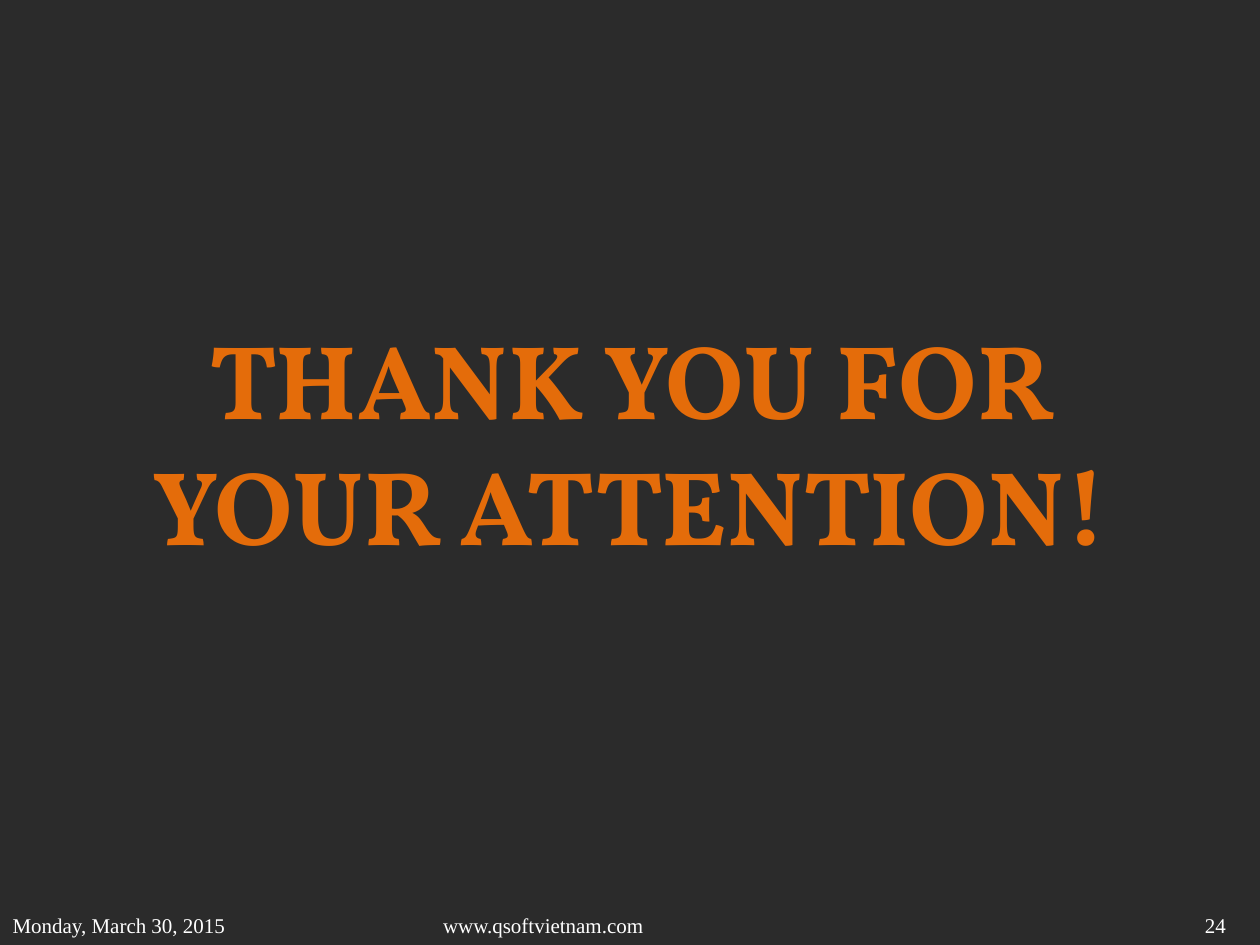
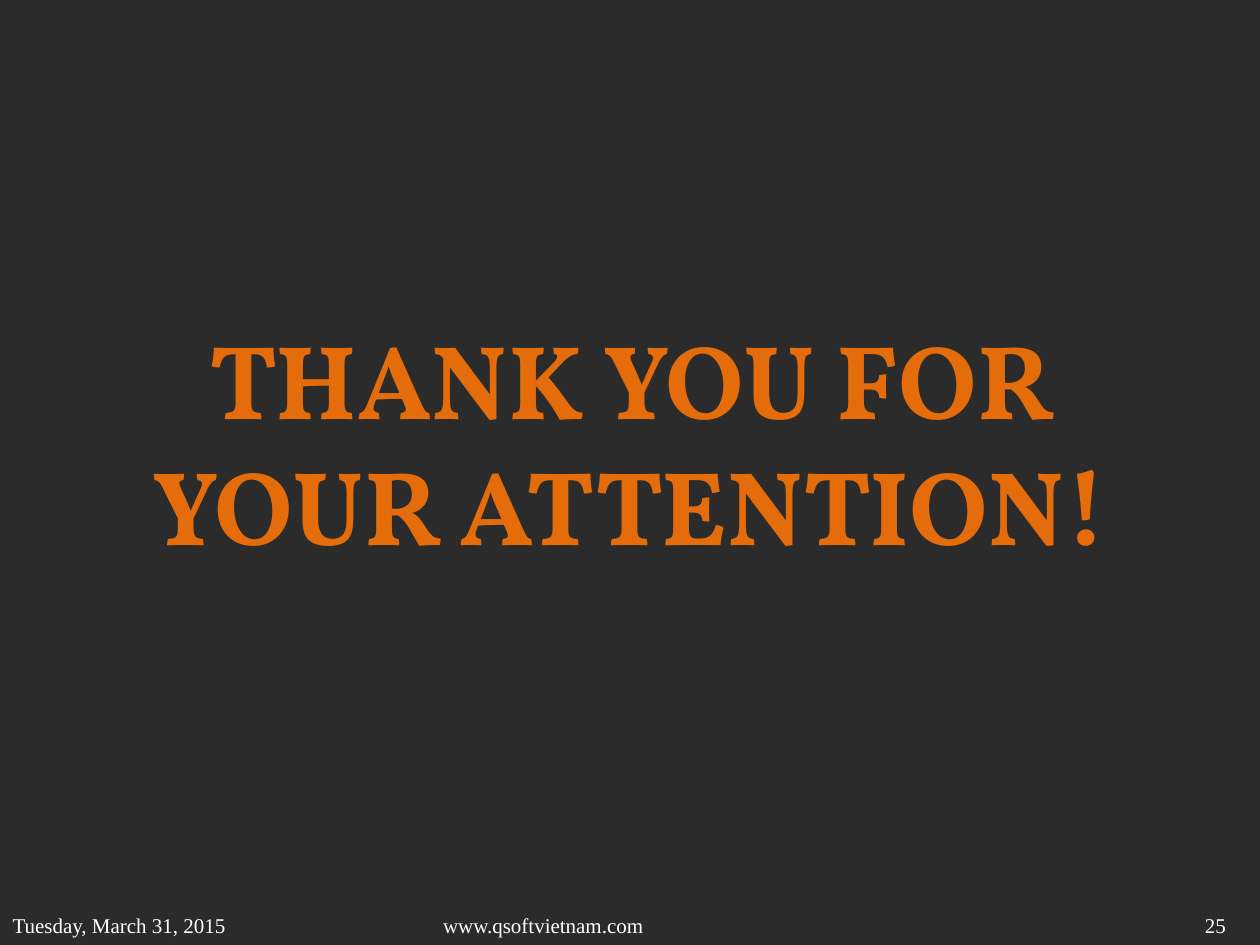
Before and after one commit to sonvq-qsoftvn/htmltraining, a slide deck: slide 25 of QSoftVietnam_SlideTemplate2014- Sonvq.pptx (slide 24 before the commit). Drawn at 1260x945 pixels with LibreOffice and Linux fonts; fonts in the diff are those of the drawing; background and template pictures are left out; a plain dark background stands for a picture behind light text. Boxes give left, top, right and bottom in pixels: in the first picture for what was removed or moved away, otherwise in the second. Text is boxed around its words. In the diff, an @@ line names an element or a change of style, - is before the commit and + after.

```diff
--- a/QSoftVietnam_SlideTemplate2014- Sonvq.pptx
+++ b/QSoftVietnam_SlideTemplate2014- Sonvq.pptx
@@ text at [13, 918, 225, 938]: text changed @@
-Monday, March 30, 2015
+Tuesday, March 31, 2015
@@ page number at [1205, 919, 1226, 933]: text changed @@
-24
+25
```
Also in this commit, not shown: 23 other slides changed, 1 slide added, 1 other file.
